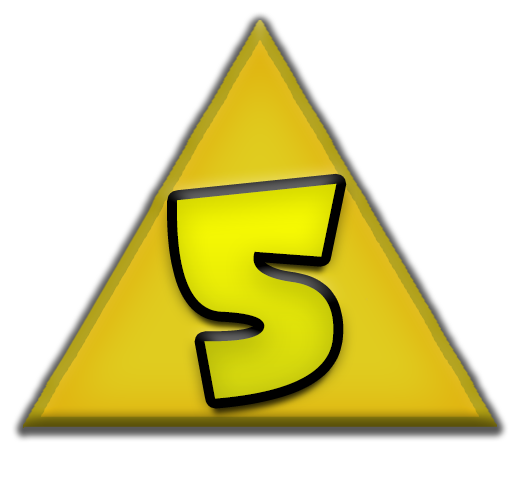
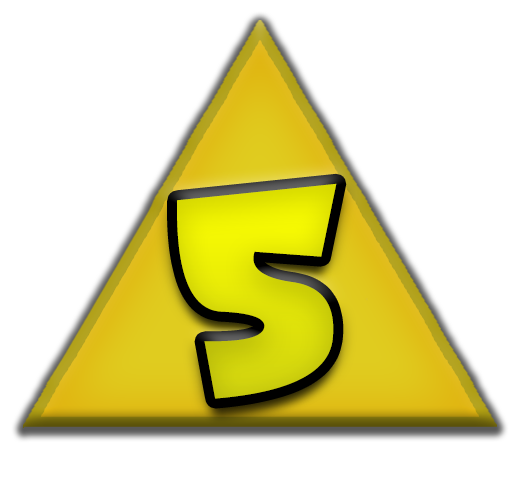
Layers edited between the first and the second 520×500 image:
pixels changed over [166, 193, 346, 424] (layer not identified)
